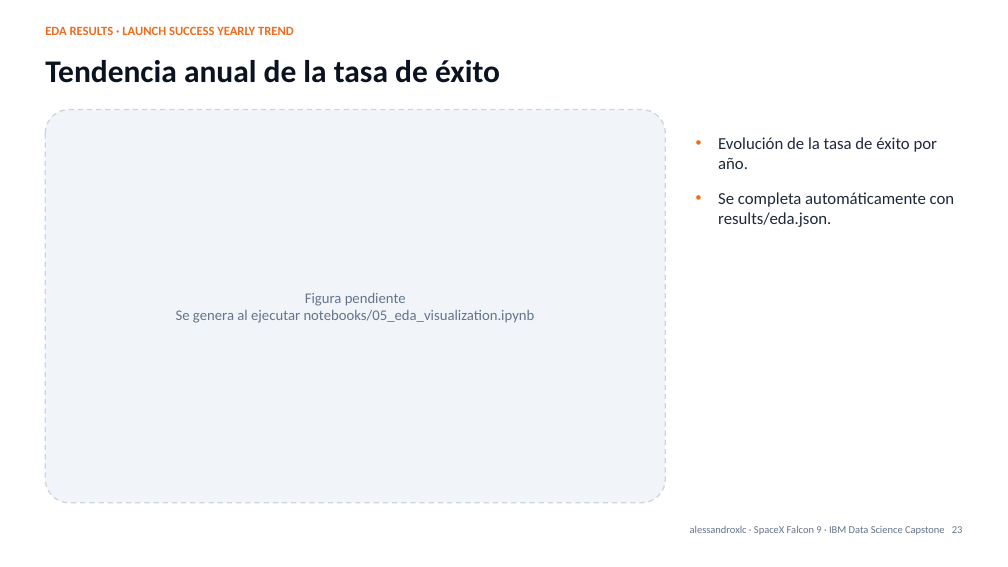
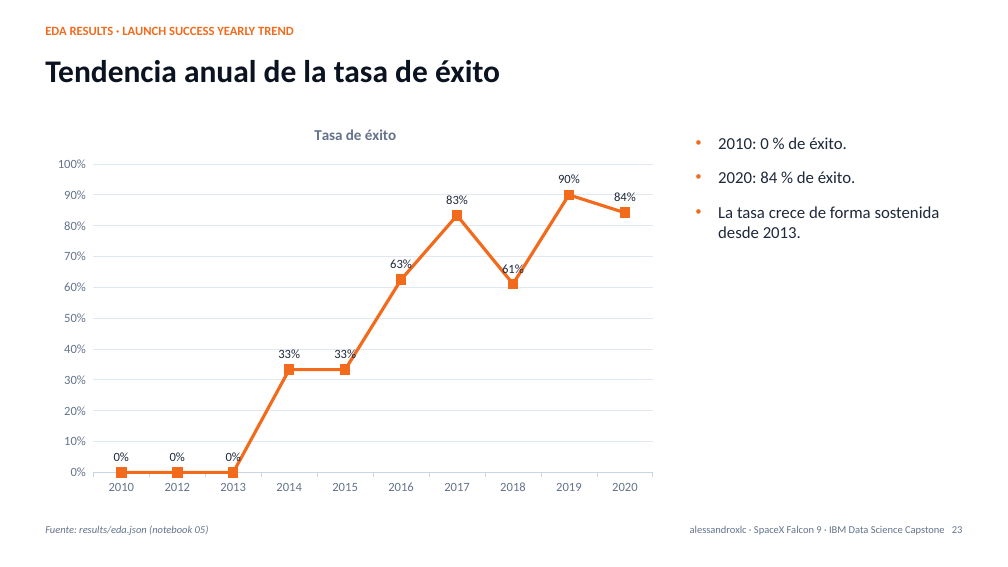
Before and after one commit to alessandroxlc/spacex-falcon9-capstone, a slide deck: slide 23 of presentation/SpaceX_Falcon9_Capstone.pptx. Drawn at 1008x567 pixels with LibreOffice and Linux fonts; fonts in the diff are those of the drawing. Boxes give left, top, right and bottom in pixels: in the first picture for what was removed or moved away, otherwise in the second. Text is boxed around its words. In the diff, an @@ line names an element or a change of style, - is before the commit and + after.

```diff
--- a/presentation/SpaceX_Falcon9_Capstone.pptx
+++ b/presentation/SpaceX_Falcon9_Capstone.pptx
@@ rounded rectangle removed at (45, 110, 665, 503) @@
@@ line chart added at (45, 110, 665, 503) @@
+title "Tasa de éxito"
+categories: 2010, 2012, 2013, 2014, 2015, 2016, 2017, 2018, 2019, 2020
+Tasa de éxito: 0, 0, 0, 0.33, 0.33, 0.62, 0.83, 0.61, 0.9, 0.84
@@ text at (718, 137, 940, 238): text changed @@
-• Evolución de la tasa de éxito por año.
-• Se completa automáticamente con results/eda.json.
+• 2010: 0 % de éxito.
+• 2020: 84 % de éxito.
+• La tasa crece de forma sostenida desde 2013.
@@ text removed at (176, 293, 535, 323) @@
-Figura pendiente
-Se genera al ejecutar notebooks/05_eda_visualization.ipynb
@@ text added at (45, 525, 209, 535), 10 pt, text #64748B, italic @@
+Fuente: results/eda.json (notebook 05)
```
Also in this commit, not shown: 28 other slides changed, 45 other files.
